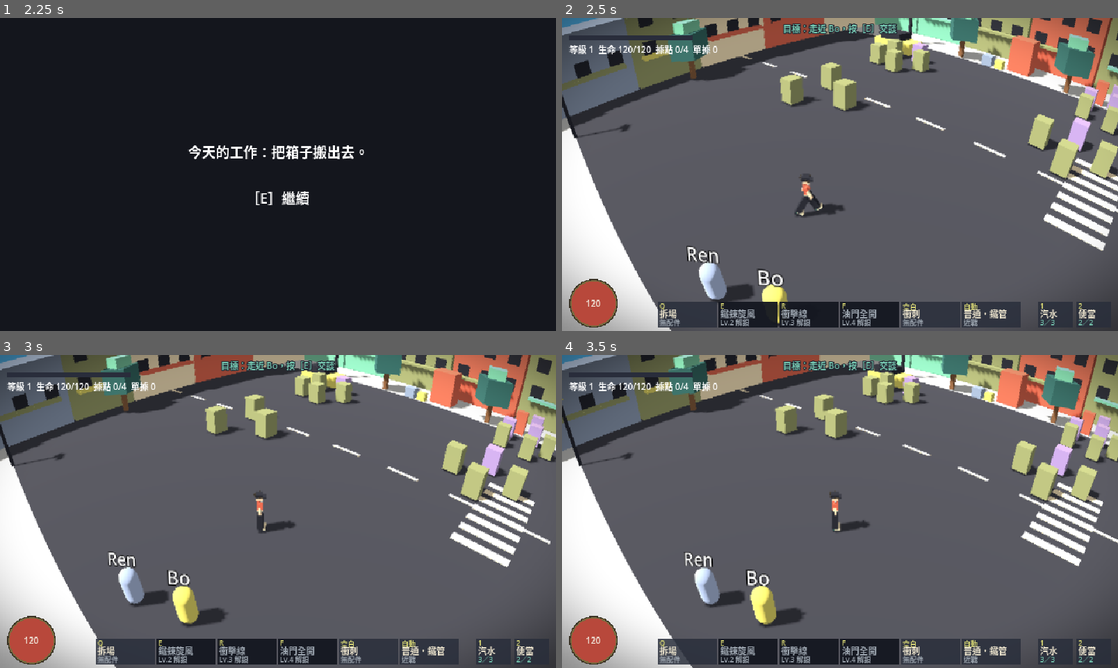
Above: before the commit, frames 1-4 (two rows, left to right).
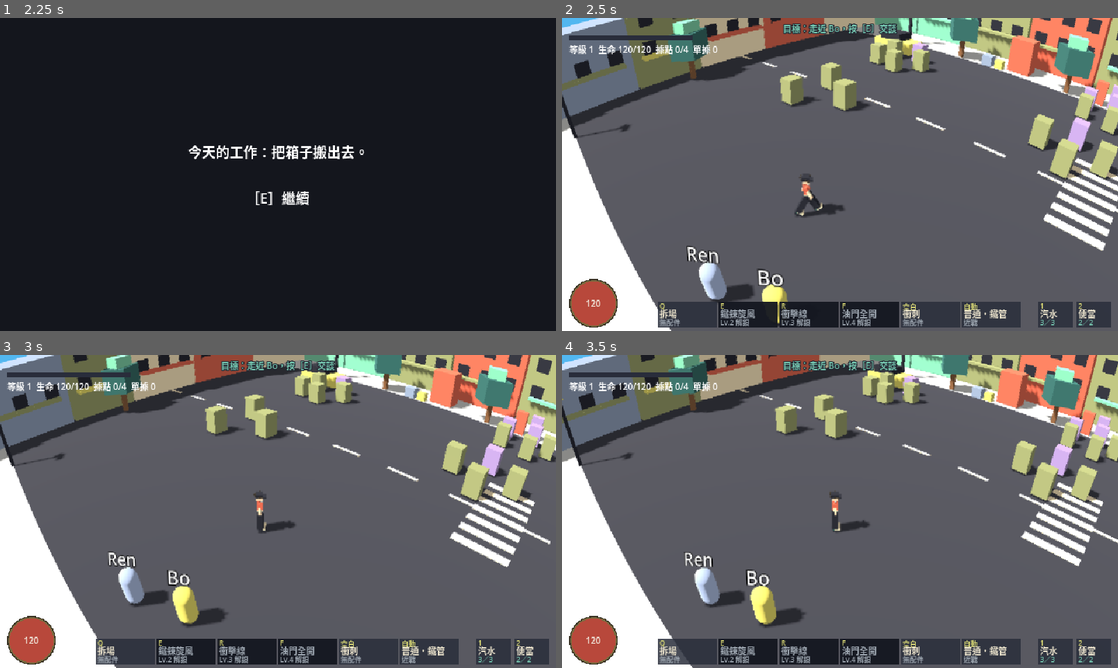
Above: after the commit, the same moments.

Repository: yauchai2/Game-Lab-2
Game: Godot game, scene res://game/title.tscn
The game is run twice, just before and just after one commit, with the same random seed, the same clock (stepped at 60 frames per second) and the same inputs.
Inputs (mouse positions are in pixels of both pictures, inside the frame that each line leads up to):
- Up to frame 1 (2.25 s): click "新遊戲" at 0.5 s; click "選擇" at 1.25 s; tap Enter at 2 s; move the mouse to (400, 158) at 2.02 s; hold D from 2.03 s (still down); tap E at 2.1 s; click (400, 158) at 2.17 s
- Up to frame 2 (2.5 s): keep holding D; tap Space at 2.27 s
- Up to frame 3 (3 s): release D at 2.75 s; drag from (166, 527) to (250, 574) at 2.77 s
- Up to frame 4 (3.5 s): no input

Frame 1 is identical in both runs. In frame 2, 5.0% of the frame differs, in the area x 0-100%, y 0-100%; in frame 3, 5.0%; in frame 4, 5.1%.

Commit message:
魚眼鏡濾鏡移除暗角，只保留桶形變形
Co-Authored-By: Claude Sonnet 5.5 <noreply@anthropic.com>
Claude-Session: https://claude.ai/code/session_018tqqU7rwEZ4u67toavQ9ri

Diff:
--- a/game/scripts/fisheye.gd
+++ b/game/scripts/fisheye.gd
@@ -1,5 +1,5 @@
 extends CanvasLayer
-## 全畫面魚眼鏡效果：桶形變形加邊緣微暗。按 V 開關。
+## 全畫面魚眼鏡效果：只有桶形變形（沒有暗角、色差等其他效果）。按 V 開關。
 ## 世界與名牌會被扭曲，介面（HUD）不會。滑鼠瞄準用 warp_pos() 校正。
 
 const K := 0.35
@@ -26,9 +26,6 @@
 void fragment() {
 	vec2 uv = SCREEN_UV;
 	vec3 col = texture(screen_tex, clamp(warp(uv), 0.0, 1.0)).rgb;
-	// 鏡頭邊緣略暗
-	vec2 dv = uv - 0.5;
-	col *= 1.0 - smoothstep(0.3, 0.8, dot(dv, dv) * 1.5) * 0.45;
 	COLOR = vec4(col, 1.0);
 }
 """
Not shown, changed: docs/guides/godot-setup.md
